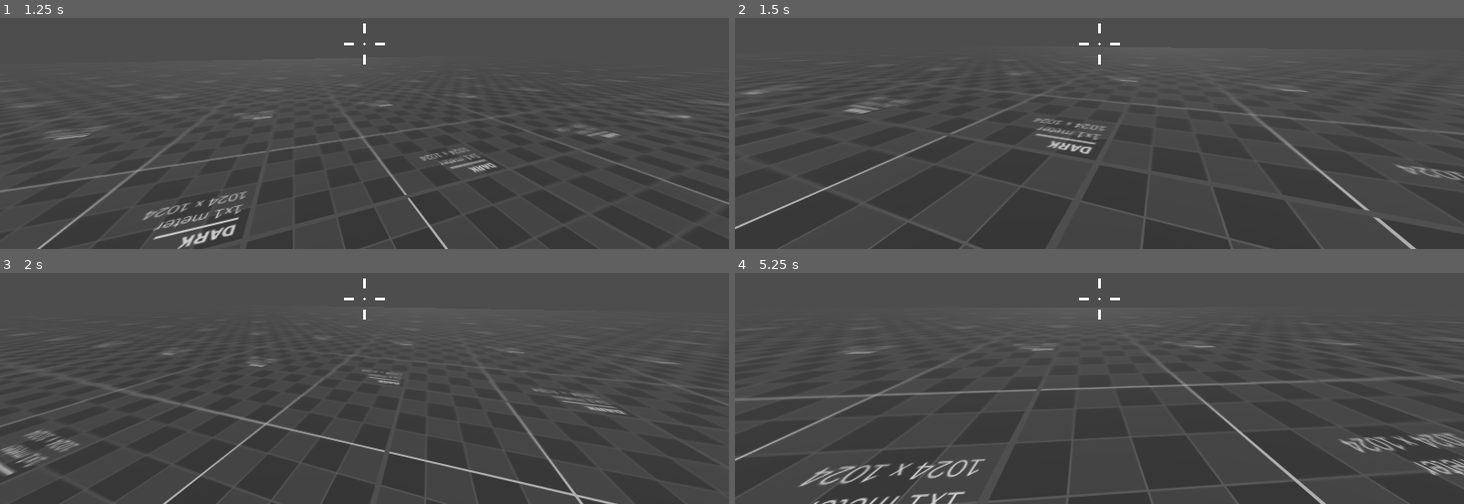
Above: before the commit, frames 1-4 (two rows, left to right).
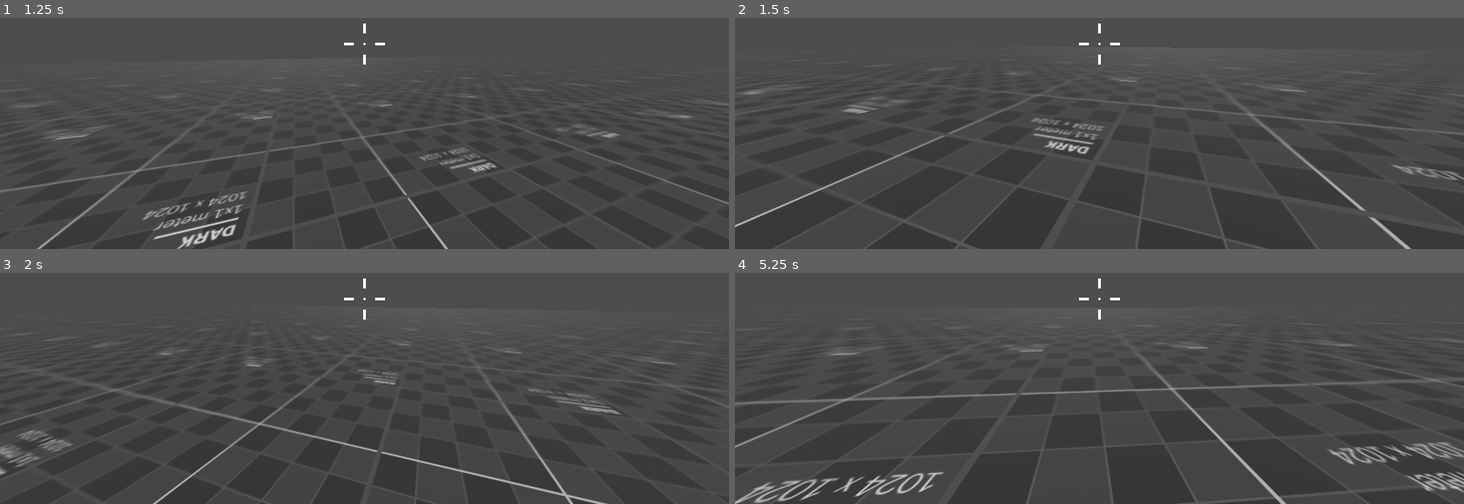
Above: after the commit, the same moments.

Repository: dairycultist/CityZoomer
Game: Godot game, scene res://level.tscn
The game is run twice, just before and just after one commit, with the same random seed, the same clock (stepped at 60 frames per second) and the same inputs.
Inputs (mouse positions are in pixels of both pictures, inside the frame that each line leads up to):
- Up to frame 1 (1.25 s): tap Enter at 0.5 s; move the mouse to (400, 43) at 0.52 s; press the mouse at (400, 43) at 0.53 s; hold W (walk_up) from 0.53 s (still down); tap Space (jump) at 0.77 s
- Up to frame 2 (1.5 s): keep holding W (walk_up); move the mouse to (1063, 45) at 1.27 s; release the mouse at (1063, 45) at 1.28 s; click (1063, 45) at 1.35 s
- Up to frame 3 (2 s): keep holding W (walk_up); tap Space (jump) at 1.52 s
- Up to frame 4 (5.25 s): keep holding W (walk_up); move the mouse to (1114, 291) at 2.02 s; press the mouse at (1114, 291) at 2.03 s; move the mouse to (1092, 305) at 2.77 s; release the mouse at (1092, 305) at 2.78 s; click (1092, 305) at 2.85 s; tap Space (jump) at 3.02, 3.77, 4.52 s; move the mouse to (1150, 303) at 3.52 s; press the mouse at (1150, 303) at 3.53 s; move the mouse to (1041, 293) at 4.27 s; release the mouse at (1041, 293) at 4.28 s; click (1041, 293) at 4.35 s; move the mouse to (1106, 298) at 5.02 s; press the mouse at (1106, 298) at 5.03 s

Frame 1 is identical in both runs. In frame 2, 2.1% of the frame differs, in the area x 0-100%, y 39-100%; in frame 3, 3.0%; in frame 4, 7.4%, in the area x 0-100%, y 29-100%.

Commit message:
Make coherence proportional to turn speed to prevent strafing without turning from accelerating the player

Diff:
--- a/player/player.gd
+++ b/player/player.gd
@@ -45,11 +45,7 @@
 	if is_on_floor() and (not Input.is_action_pressed("jump") or Input.mouse_mode == Input.MOUSE_MODE_VISIBLE):
 		velocity = lerp(velocity, Vector3.ZERO, ground_friction * delta)
 
-	# forward coherence (try to align velocity with facing direction)
-	var v = Vector2(-transform.basis.z.x, -transform.basis.z.z).normalized() * Vector2(velocity.x, velocity.z).length()
-	var f = min(max(v.length() - max_velocity, 0) * forward_coherence, 1.0)
-	velocity.x = lerp(velocity.x, v.x, f)
-	velocity.z = lerp(velocity.z, v.y, f)
+	print(Vector2(velocity.x, velocity.z).length())
 
 	# movement
 	if Input.mouse_mode == Input.MOUSE_MODE_CAPTURED:
@@ -101,3 +97,10 @@
 		camera_pitch = clampf(camera_pitch - event.relative.y * mouse_sensitivity, -90, 90)
 
 		$Camera3D.rotation.x = deg_to_rad(camera_pitch)
+
+		# forward coherence (try to align velocity with facing
+		# direction when turning)
+		var v = Vector2(-transform.basis.z.x, -transform.basis.z.z).normalized() * Vector2(-transform.basis.z.x, -transform.basis.z.z).normalized().dot(Vector2(velocity.x, velocity.z))
+		var f = min(max(v.length() - max_velocity, 0) * forward_coherence * abs(event.relative.x) * mouse_sensitivity, 1.0)
+		velocity.x = lerp(velocity.x, v.x, f)
+		velocity.z = lerp(velocity.z, v.y, f)
